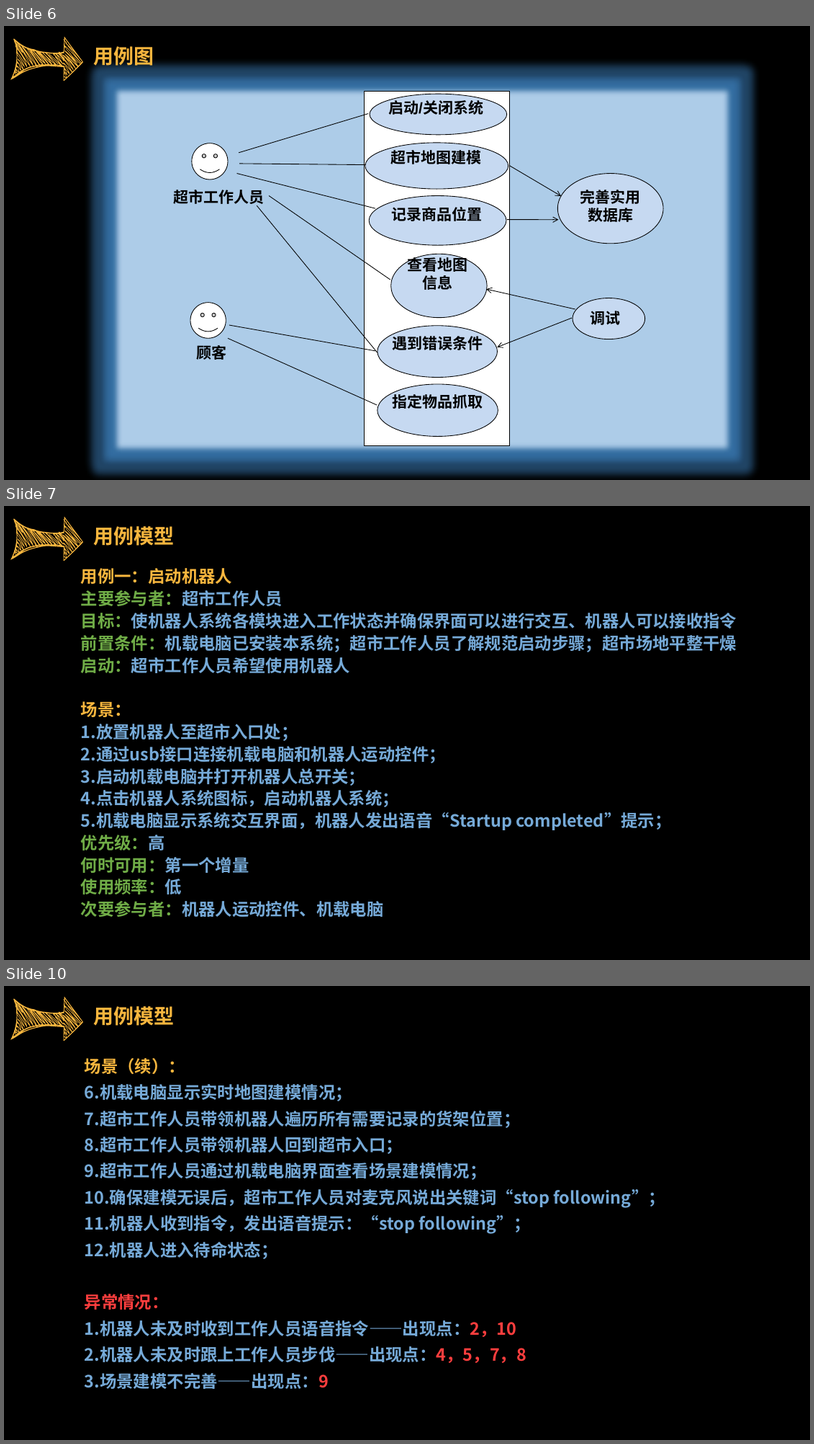
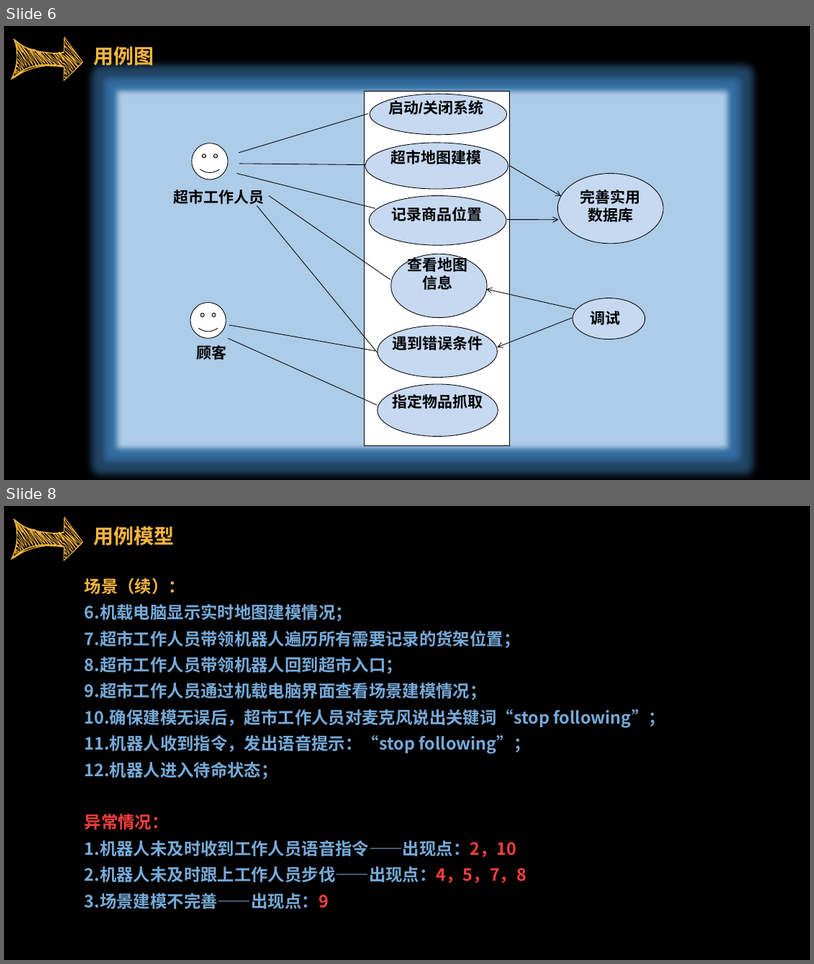
Before and after one commit to sebuaa2019/Team103, a slide deck: SE0423答辩TEAM103.pptx. Shown one above the other, each under a label of ours: slides 6, 7 and 10 before the commit, slides 6 and 8 after it; the slides between them are not shown. The pictures are 814x1444 and 814x964 pixels, drawn with LibreOffice and Linux fonts; fonts in the diff are those of the drawing. Boxes give left, top, right and bottom in pixels: in the first picture for what was removed or moved away, otherwise in the second. Text is boxed around its words. In the diff, an @@ line names an element or a change of style, - is before the commit and + after.

```diff
--- a/SE0423答辩TEAM103.pptx
+++ b/SE0423答辩TEAM103.pptx
@@ slide 7 removed at bbox=[4, 506, 810, 960], background #000000 @@
@@ freeform shape removed at bbox=[10, 516, 83, 561] @@
@@ text removed at bbox=[94, 526, 175, 546] @@
-用例模型
@@ text removed at bbox=[81, 568, 737, 916] @@
-用例一：启动机器人
-主要参与者：超市工作人员
-目标：使机器人系统各模块进入工作状态并确保界面可以进行交互、机器人可以接收指令
-前置条件：机载电脑已安装本系统；超市工作人员了解规范启动步骤；超市场地平整干燥
-启动：超市工作人员希望使用机器人
-场景：
-1.放置机器人至超市入口处；
-2.通过usb接口连接机载电脑和机器人运动控件；
-3.启动机载电脑并打开机器人总开关；
-4.点击机器人系统图标，启动机器人系统；
-5.机载电脑显示系统交互界面，机器人发出语音“Startup completed”提示；
-优先级：高
-何时可用：第一个增量
-使用频率：低
-次要参与者：机器人运动控件、机载电脑
@@ what was slide 10 is now slide 8 @@
```
Also in this commit, not shown: 6 slides changed, 1 other slide removed, 1 other file.
